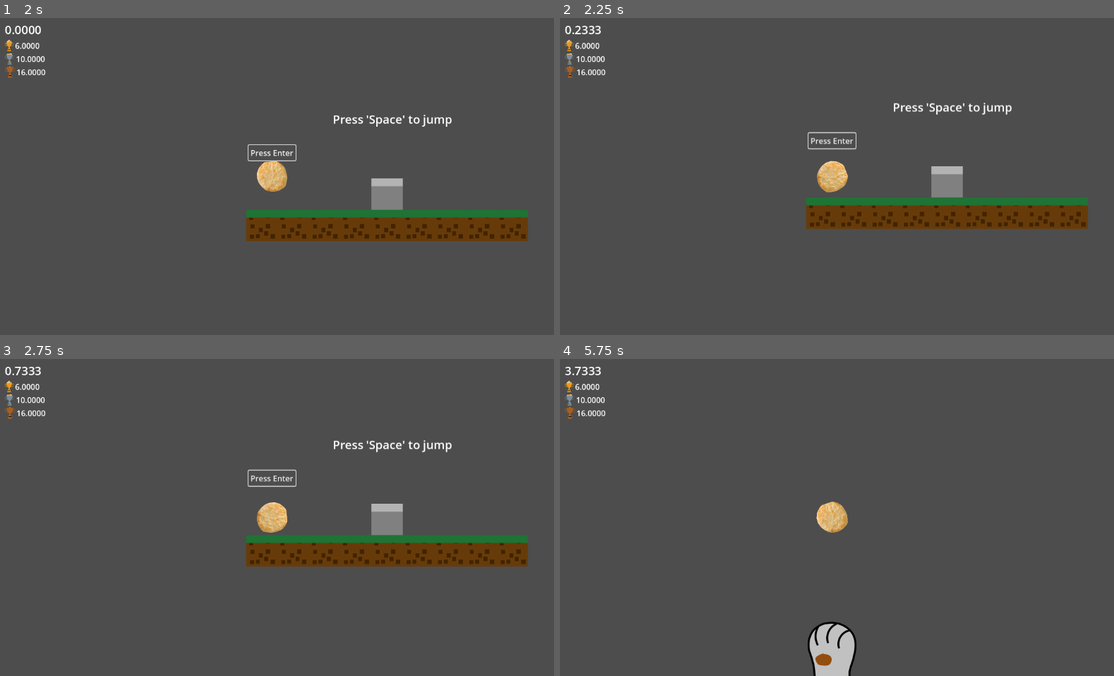
Above: before the commit, frames 1-4 (two rows, left to right).
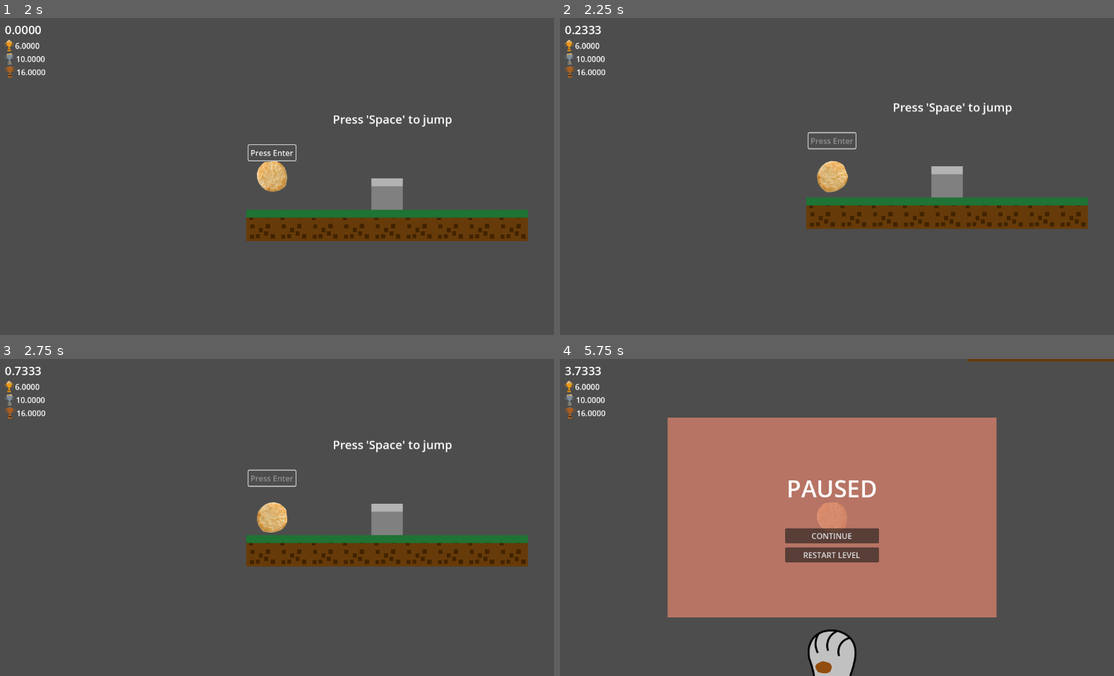
Above: after the commit, the same moments.

Repository: BVSokolov/BrackeysGameJam2025.2
Game: Godot game, scene res://src/scenes/Main/Main.tscn
The game is run twice, just before and just after one commit, with the same random seed, the same clock (stepped at 60 frames per second) and the same inputs.
Inputs:
- Up to frame 1 (2 s): click "Press Enter" at 0.5 s; click "Press Enter" at 1.25 s
- Up to frame 2 (2.25 s): tap Space (jump) at 2 s; hold Right (ui_right) from 2.03 s (still down)
- Up to frame 3 (2.75 s): keep holding Right (ui_right); tap Space (jump) at 2.27 s
- Up to frame 4 (5.75 s): tap Space (jump) at 2.75, 3.02, 3.5, 4.25, 4.52, 5, 5.27 s; release Right (ui_right) at 2.78 s; hold Left (ui_left) 2.78-3.53 s; hold Right (ui_right) 3.53-5.03 s; hold Left (ui_left) from 5.03 s (still down); tap Escape (ui_cancel) at 5.65 s

Frame 1 is identical in both runs. In frame 2, less than 0.1% of the frame differs, in the area x 45-53%, y 37-40%; in frame 3, less than 0.1%; in frame 4, 37%, in the area x 19-100%, y 0-100%.

Commit message:
+ added pause menu + now can restart level from pause menu + nodes now correctly pause and unpause + player correctly pauses and gets frozen as well + fixed issue where you can unfreeze the player while in death animation + death animation now stops when restarting the level + added build folder to gitignore

Diff:
--- /dev/null
+++ b/src/scenes/HUD/GamePaused/GamePaused.tscn
@@ -0,0 +1,75 @@
+[gd_scene load_steps=4 format=3 uid="uid://cu72eap8xhlh3"]
+
+[ext_resource type="Script" uid="uid://ddgs7mxf42l6a" path="res://src/scenes/HUD/GamePaused/gamePaused.gd" id="1_3pbg1"]
+
+[sub_resource type="StyleBoxFlat" id="StyleBoxFlat_3pbg1"]
+bg_color = Color(0.831373, 0.498039, 0.419608, 0.784314)
+
+[sub_resource type="LabelSettings" id="LabelSettings_0vehs"]
+font_size = 48
+
+[node name="GamePaused" type="Control"]
+layout_mode = 3
+anchors_preset = 15
+anchor_right = 1.0
+anchor_bottom = 1.0
+grow_horizontal = 2
+grow_vertical = 2
+script = ExtResource("1_3pbg1")
+
+[node name="MarginContainer" type="MarginContainer" parent="."]
+layout_mode = 1
+anchors_preset = 15
+anchor_right = 1.0
+anchor_bottom = 1.0
+grow_horizontal = 2
+grow_vertical = 2
+theme_override_constants/margin_left = 240
+theme_override_constants/margin_top = 120
+theme_override_constants/margin_right = 240
+theme_override_constants/margin_bottom = 120
+
+[node name="Panel" type="Panel" parent="MarginContainer"]
+layout_mode = 2
+theme_override_styles/panel = SubResource("StyleBoxFlat_3pbg1")
+
+[node name="MarginContainer" type="MarginContainer" parent="MarginContainer/Panel"]
+layout_mode = 1
+anchors_preset = 15
+anchor_right = 1.0
+anchor_bottom = 1.0
+grow_horizontal = 2
+grow_vertical = 2
+theme_override_constants/margin_left = 240
+theme_override_constants/margin_top = 24
+theme_override_constants/margin_right = 240
+theme_override_constants/margin_bottom = 24
+
+[node name="VBoxContainer" type="VBoxContainer" parent="MarginContainer/Panel/MarginContainer"]
+layout_mode = 2
+theme_override_constants/separation = 48
+alignment = 1
+
+[node name="Label" type="Label" parent="MarginContainer/Panel/MarginContainer/VBoxContainer"]
+layout_mode = 2
+text = "paused"
+label_settings = SubResource("LabelSettings_0vehs")
+horizontal_alignment = 1
+vertical_alignment = 1
+uppercase = true
+
+[node name="VBoxContainer" type="VBoxContainer" parent="MarginContainer/Panel/MarginContainer/VBoxContainer"]
+layout_mode = 2
+theme_override_constants/separation = 8
+alignment = 1
+
+[node name="ButtonContinue" type="Button" parent="MarginContainer/Panel/MarginContainer/VBoxContainer/VBoxContainer"]
+layout_mode = 2
+text = "CONTINUE"
+
+[node name="ButtonRestartLevel" type="Button" parent="MarginContainer/Panel/MarginContainer/VBoxContainer/VBoxContainer"]
+layout_mode = 2
+text = "RESTART LEVEL"
+
+[connection signal="pressed" from="MarginContainer/Panel/MarginContainer/VBoxContainer/VBoxContainer/ButtonContinue" to="." method="_on_button_continue_pressed"]
+[connection signal="pressed" from="MarginContainer/Panel/MarginContainer/VBoxContainer/VBoxContainer/ButtonRestartLevel" to="." method="_on_button_restart_level_pressed"]
--- /dev/null
+++ b/src/scenes/HUD/GamePaused/gamePaused.gd
@@ -0,0 +1,10 @@
+extends Control
+
+signal button_continue_pressed
+signal button_restart_level_pressed
+
+func _on_button_continue_pressed():
+  button_continue_pressed.emit()
+
+func _on_button_restart_level_pressed():
+  button_restart_level_pressed.emit()
--- a/src/scenes/HUD/GameWon/GameWonHud.tscn
+++ b/src/scenes/HUD/GameWon/GameWonHud.tscn
@@ -74,8 +74,4 @@
 shortcut = SubResource("Shortcut_roh6a")
 text = "Press Enter to play again"
 
-[node name="Button2" type="Button" parent="VBoxContainer/VBoxContainer"]
-layout_mode = 2
-text = "Press Esc to quit"
-
 [connection signal="pressed" from="VBoxContainer/VBoxContainer/Button" to="." method="_on_button_new_game_pressed"]
--- a/src/scenes/Main/Main.tscn
+++ b/src/scenes/Main/Main.tscn
@@ -8,6 +8,7 @@
 [ext_resource type="PackedScene" uid="uid://cal3ft25jnj8w" path="res://src/scenes/HUD/GameWon/GameWonHud.tscn" id="5_bb7lw"]
 [ext_resource type="PackedScene" uid="uid://bk16o0khk06st" path="res://src/scenes/Level_2/Level_2.tscn" id="5_kl3ao"]
 [ext_resource type="PackedScene" uid="uid://6rapu0febxq5" path="res://src/scenes/HUD/LevelComplete/LevelComplete.tscn" id="6_4lipg"]
+[ext_resource type="PackedScene" uid="uid://cu72eap8xhlh3" path="res://src/scenes/HUD/GamePaused/GamePaused.tscn" id="9_kl3ao"]
 
 [sub_resource type="Resource" id="Resource_4lipg"]
 script = ExtResource("2_bb7lw")
@@ -43,10 +44,12 @@
 events = [SubResource("InputEventAction_5llug")]
 
 [node name="Main" type="Node2D"]
+process_mode = 3
 script = ExtResource("1_mqhj8")
 levels = Array[ExtResource("2_bb7lw")]([SubResource("Resource_4lipg"), SubResource("Resource_aywe8"), SubResource("Resource_mkmfn")])
 
 [node name="Player" parent="." instance=ExtResource("2_3ioa8")]
+process_mode = 1
 
 [node name="StartButton" type="Button" parent="."]
 offset_left = -50.0
@@ -59,6 +62,7 @@
 flat = true
 
 [node name="Camera2D" type="Camera2D" parent="."]
+process_mode = 2
 anchor_mode = 0
 
 [node name="UI" type="CanvasLayer" parent="Camera2D"]
@@ -67,8 +71,12 @@
 
 [node name="LevelComplete" parent="Camera2D/UI" instance=ExtResource("6_4lipg")]
 
+[node name="GamePaused" parent="Camera2D/UI" instance=ExtResource("9_kl3ao")]
+
 [connection signal="player_death_animation_finished" from="Player" to="." method="_on_player_death_animation_finished"]
 [connection signal="pressed" from="StartButton" to="." method="_on_start_button_pressed"]
 [connection signal="start_new_game" from="Camera2D/UI/GameWonHUD" to="." method="_on_game_won_hud_start_new_game"]
 [connection signal="continue_button_pressed" from="Camera2D/UI/LevelComplete" to="." method="_on_level_complete_continue_button_pressed"]
 [connection signal="retry_button_pressed" from="Camera2D/UI/LevelComplete" to="." method="_on_level_complete_retry_button_pressed"]
+[connection signal="button_continue_pressed" from="Camera2D/UI/GamePaused" to="." method="_on_game_paused_button_continue_pressed"]
+[connection signal="button_restart_level_pressed" from="Camera2D/UI/GamePaused" to="." method="_on_game_paused_button_restart_level_pressed"]
--- a/src/scenes/Main/main.gd
+++ b/src/scenes/Main/main.gd
@@ -18,19 +18,24 @@
   else:
     $Player.reset_pos(pos)
 
-func load_level():
+func level_setup(levelInfo: LevelInfo):
+  levelScene = levelInfo.resource.instantiate()
+  add_child(levelScene)
+  levelScene.player_entered_level_death_zone.connect(_on_player_entered_death_zone)
+  levelScene.level_complete.connect(_on_level_complete)
+
+func load_level(is_new_level: bool):
   if (current_level == levels.size()):
     game_won()
     return
 
   var levelInfo = levels[current_level]
+  if is_new_level:
+    level_setup(levelInfo)
 
   $Player.show()
-  levelScene = levelInfo.resource.instantiate()
   level_is_completed = false
-  add_child(levelScene)
-  levelScene.player_entered_level_death_zone.connect(_on_player_entered_death_zone)
-  levelScene.level_complete.connect(_on_level_complete)
+
   reset_player(true)
   $StartButton.set("disabled", false)
 
@@ -44,13 +49,20 @@
   current_level = 0
   $Camera2D/UI/GameWonHUD.hide()
   $Camera2D/UI/LevelComplete.hide()
+  $Camera2D/UI/GamePaused.hide()
   $StartButton.show()
-  load_level()
+  get_tree().paused = false
+  call_deferred('load_level', true)
+
 
 func _ready() -> void:
   start_new_game()
 
 func _process(delta: float) -> void:
+  if Input.is_action_just_pressed('ui_cancel'):
+    get_tree().paused = !get_tree().paused
+    $Camera2D/UI/GamePaused.set('visible', !$Camera2D/UI/GamePaused.is_visible())
+
   if start_button_pressed and not level_is_completed:
     level_timer += delta
     $Player.update_timer(level_timer)
@@ -63,8 +75,7 @@
   reset_player(false)
 
 func _on_start_button_pressed() -> void:
-  $StartButton.set("disabled", false)
-
+  $StartButton.set("disabled", true)
   start_button_pressed = true
   $Player._on_start_button_pressed()
 
@@ -75,6 +86,7 @@
   $Camera2D/UI/GameWonHUD.show_game_won(total_time)
   $StartButton.hide()
   $Camera2D.make_current()
+  get_tree().paused = true
 
 func _on_level_complete():
   # pause the level timer
@@ -82,17 +94,31 @@
   # show level complete ui
   $Camera2D/UI/LevelComplete.show_level_complete(level_timer)
   total_time += level_timer
+  get_tree().paused = true
 
 func _on_level_complete_retry_button_pressed() -> void:
   $Camera2D/UI/LevelComplete.hide()
-  load_level()
+  get_tree().paused = false
+  call_deferred('load_level', false)
 
 func _on_level_complete_continue_button_pressed() -> void:
+  current_level += 1
   $Camera2D/UI/LevelComplete.hide()
+  get_tree().paused = false
+
   levelScene.call_deferred('queue_free')
-  current_level += 1
-  call_deferred('load_level')
+  call_deferred('load_level', true)
 
 
 func _on_game_won_hud_start_new_game() -> void:
     start_new_game()
+
+
+func _on_game_paused_button_continue_pressed() -> void:
+  $Camera2D/UI/GamePaused.hide()
+  get_tree().paused = false
+
+func _on_game_paused_button_restart_level_pressed() -> void:
+  $Camera2D/UI/GamePaused.hide()
+  get_tree().paused = false
+  call_deferred('load_level', false)
--- a/src/scenes/Player/player.gd
+++ b/src/scenes/Player/player.gd
@@ -31,31 +31,42 @@
   process_move(dt)
 
 func level_init(pos: Vector2):
+  global_position = pos
   set_deferred('freeze', true)
-  global_position = pos
+  set_physics_process(false)
   $Camera2D.make_current()
+  # get_tree().paused = true
+
   # linear_velocity = Vector2.ZERO
   # gravity_scale = 0
 
 func reset_pos(pos: Vector2):
-  set_deferred('freeze', false)
-
+  # get_tree().paused = false
   PhysicsServer2D.body_set_state(
     get_rid(),
     PhysicsServer2D.BODY_STATE_TRANSFORM,
     Transform2D.IDENTITY.translated(pos)
   )
   linear_velocity = Vector2.ZERO
+  set_physics_process(true)
+  set_deferred('freeze', false)
   # gravity_scale = 0
 
 func _on_start_button_pressed():
   # set_freeze_enabled(false)
+  # get_tree().paused = false
+  set_physics_process(true)
   set_deferred('freeze', false)
   # gravity_scale = 1
 
 func game_won():
-  set_deferred('freeze', true)
+  # set_deferred('freeze', true)
+  # get_tree().paused = true
+  set_physics_process(false)
+
 
 func kill_player():
+  rotation = 0
   set_deferred('freeze', true)
-  rotation = 0
+  set_physics_process(false)
+  # get_tree().paused = true
--- a/src/scenes/Player/playerRoot.gd
+++ b/src/scenes/Player/playerRoot.gd
@@ -9,6 +9,7 @@
   player.groundCollider = $Area2D
 
 func level_init(pos: Vector2):
+  $HoDSprite2D/AnimationPlayer.stop()
   player.level_init(pos)
 
 func reset_pos(pos: Vector2):
Not shown, added: export_presets.cfg
Not shown, added: src/scenes/HUD/GamePaused/gamePaused.gd.uid
Not shown: 1 places in src/scenes/Main/Main.tscn that only renumber resources
Not shown, changed: .gitignore
